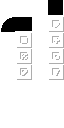
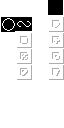
Revision of a layered 64px x 128px image; what changed, layer by layer:
painted on "tiles" over 1, 17, 31, 31
